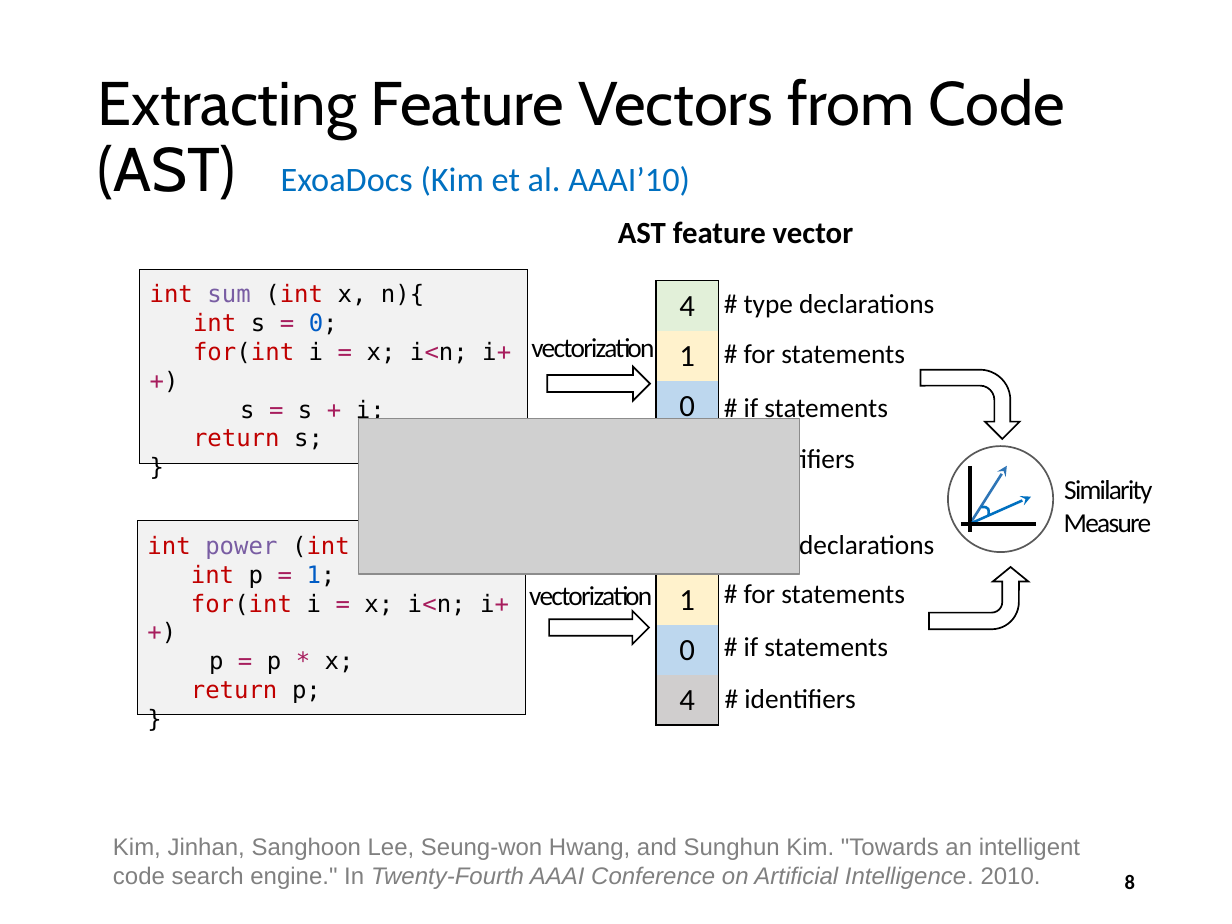
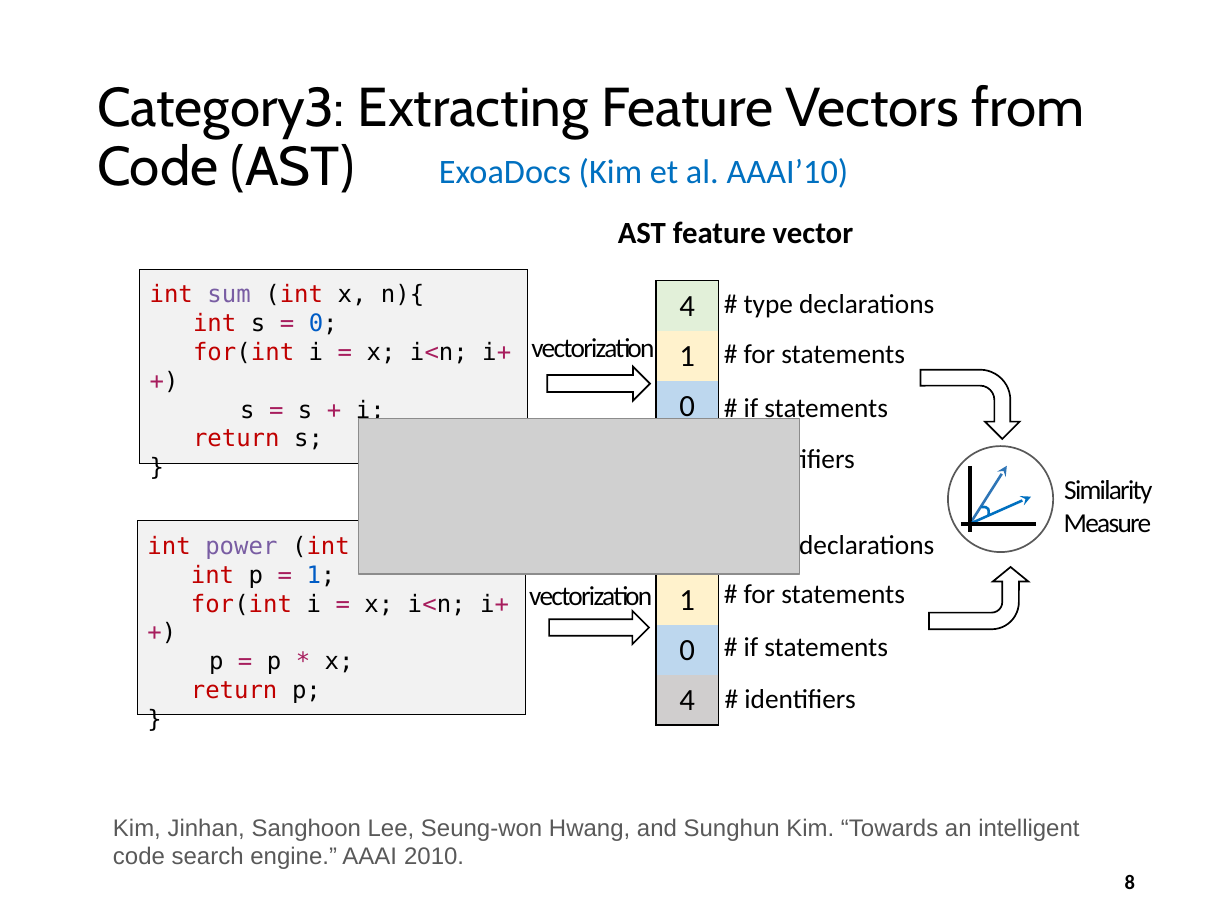
Before and after one commit to guxd/guxd.github.io, a slide deck: slide 8 of papers/slides/codekernel.pptx. Drawn at 1232x924 pixels with LibreOffice and Linux fonts; fonts in the diff are those of the drawing; grey boxes stand for pictures. Boxes give left, top, right and bottom in pixels: in the first picture for what was removed or moved away, otherwise in the second. Text is boxed around its words. In the diff, an @@ line names an element or a change of style, - is before the commit and + after.

```diff
--- a/papers/slides/codekernel.pptx
+++ b/papers/slides/codekernel.pptx
@@ title at box(97, 85, 1084, 193): text changed; size 36 to 32 pt @@
-Extracting Feature Vectors from Code (AST)
+Category3: Extracting Feature Vectors from Code (AST)
@@ text "ExoaDocs (Kim et al. AAAI’10)": place and size @@
-text "ExoaDocs (Kim et al. AAAI’10)" at box(281, 166, 690, 196)
+text "ExoaDocs (Kim et al. AAAI’10)" at box(439, 158, 849, 188)
@@ text at box(113, 818, 1079, 869): text changed; text colour #808080 to #595959 @@
-Kim, Jinhan, Sanghoon Lee, Seung-won Hwang, and Sunghun Kim. "Towards an intelligent code search engine." In Twenty-Fourth AAAI Conference on Artificial Intelligence. 2010.
+Kim, Jinhan, Sanghoon Lee, Seung-won Hwang, and Sunghun Kim. “Towards an intelligent code search engine.” AAAI 2010.
```
Also in this commit, not shown: 20 other slides changed, 2 slides added, 2 slides removed.
